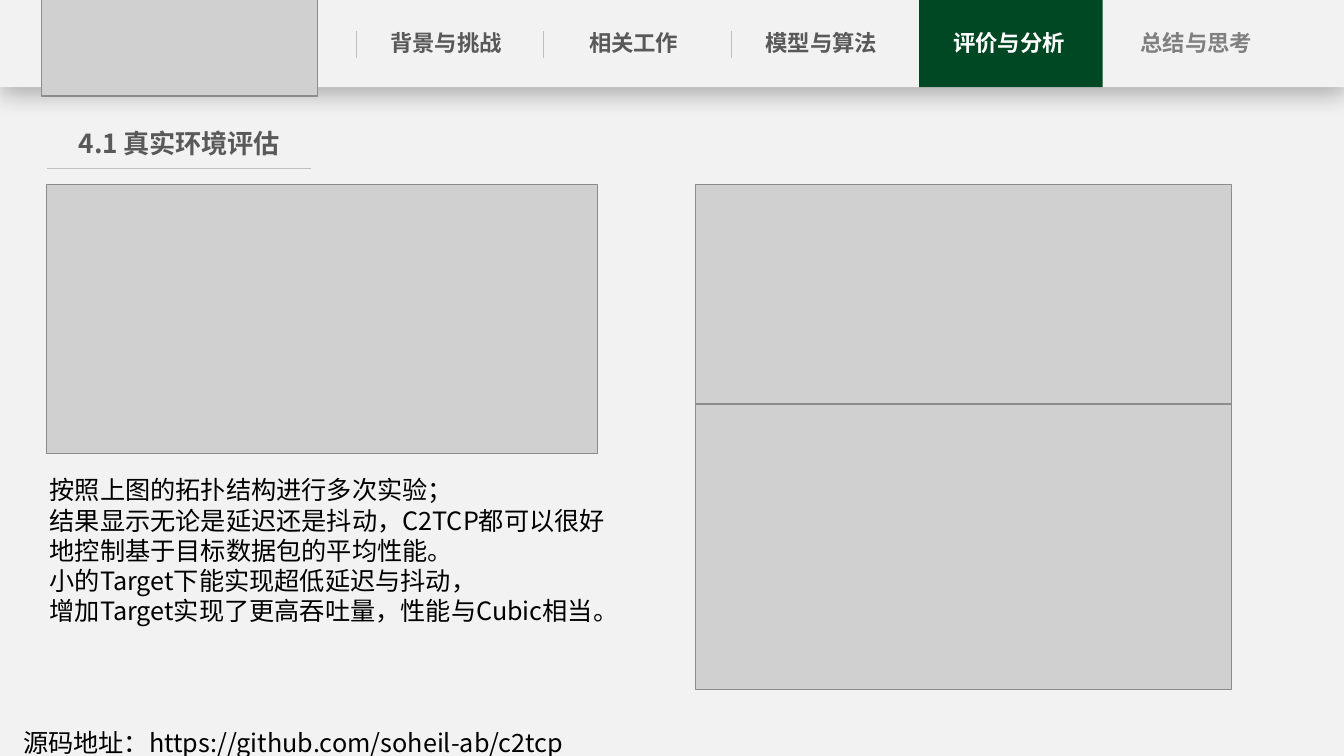
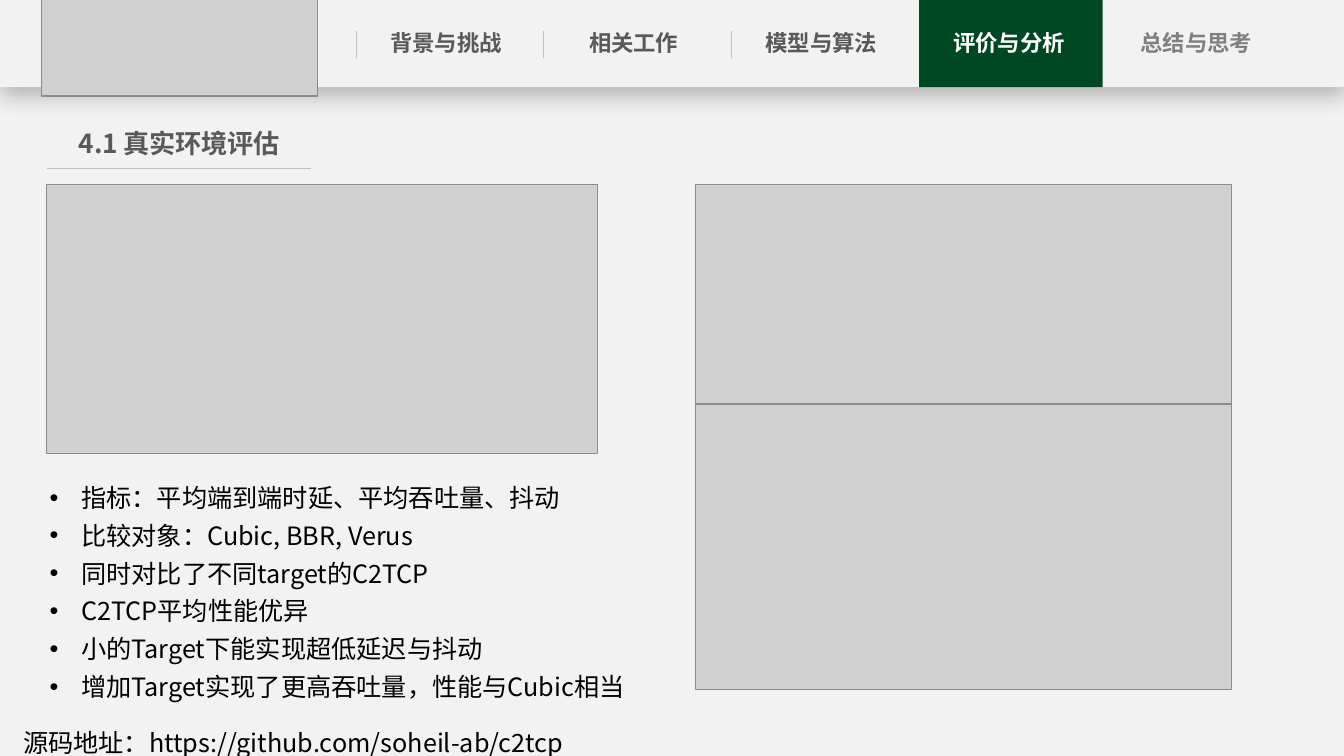
Before and after one commit to Enderfga/Enderfga, a slide deck: slide 16 of Report/C2TCP A Flexible Cellular TCP to Meet Stringent Delay Requirements.pptx (slide 18 before the commit). Drawn at 1344x756 pixels with LibreOffice and Linux fonts; fonts in the diff are those of the drawing; grey boxes stand for pictures. Boxes give left, top, right and bottom in pixels: in the first picture for what was removed or moved away, otherwise in the second. Text is boxed around its words. In the diff, an @@ line names an element or a change of style, - is before the commit and + after.

```diff
--- a/Report/C2TCP A Flexible Cellular TCP to Meet Stringent Delay Requirements.pptx
+++ b/Report/C2TCP A Flexible Cellular TCP to Meet Stringent Delay Requirements.pptx
@@ text at <box>81,485,624,702</box>: text changed @@
-按照上图的拓扑结构进行多次实验；
-结果显示无论是延迟还是抖动，C2TCP都可以很好地控制基于目标数据包的平均性能。
-小的Target下能实现超低延迟与抖动，
-增加Target实现了更高吞吐量，性能与Cubic相当。
+• 指标：平均端到端时延、平均吞吐量、抖动
+• 比较对象：Cubic, BBR, Verus
+• 同时对比了不同target的C2TCP
+• C2TCP平均性能优异
+• 小的Target下能实现超低延迟与抖动
+• 增加Target实现了更高吞吐量，性能与Cubic相当
```
Also in this commit, not shown: 16 other slides changed, 2 slides removed, 9 other files.
